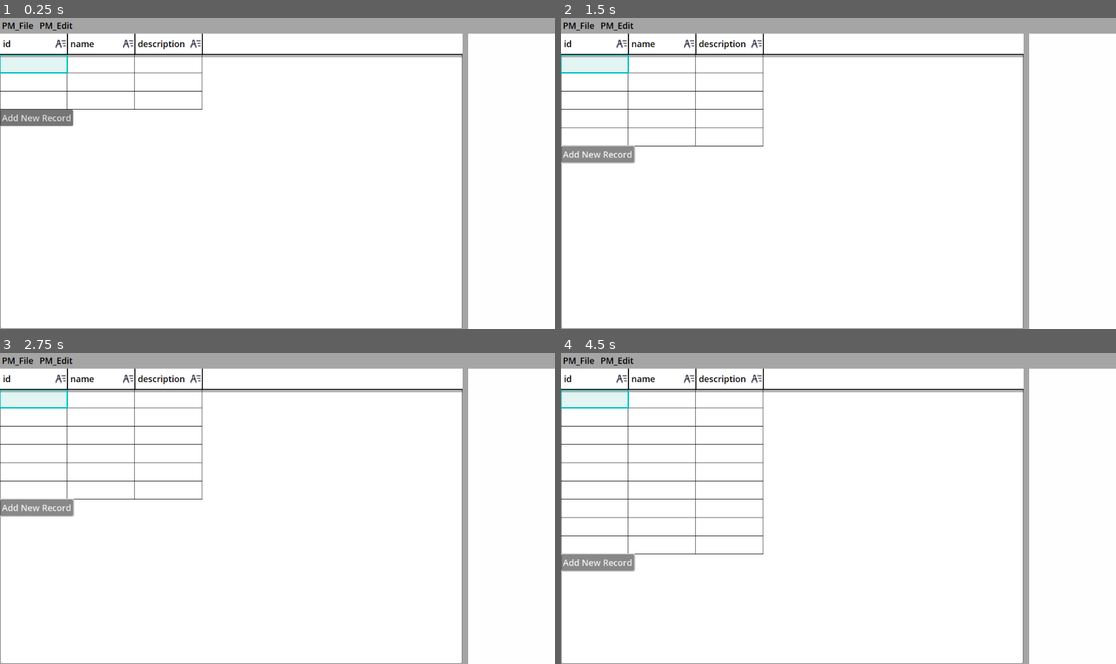
Above: before the commit, frames 1-4 (two rows, left to right).
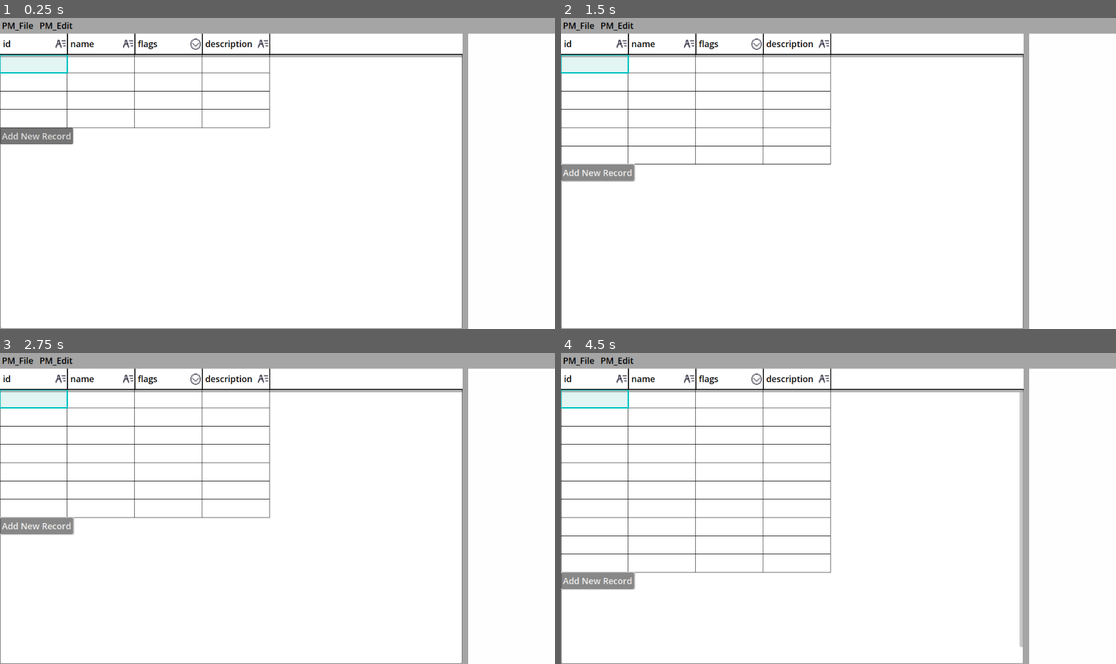
Above: after the commit, the same moments.

Repository: CoolDove/tabro
Game: Godot game, scene res://main.tscn
The game is run twice, just before and just after one commit, with the same random seed, the same clock (stepped at 60 frames per second) and the same inputs.
Inputs:
- Up to frame 1 (0.25 s): no input
- Up to frame 2 (1.5 s): click "Add New Record" at 0.5 s; click "Add New Record" at 1.25 s
- Up to frame 3 (2.75 s): click "Add New Record" at 2 s
- Up to frame 4 (4.5 s): click "Add New Record" at 2.75 s; click "Add New Record" at 3.5 s; click "Add New Record" at 4.25 s

The runs differ from the first frame. In frame 1, 2.1% of the frame differs, in the area x 0-49%, y 4-41%; in frame 2, 2.2%; in frame 3, 2.4%; in frame 4, 3.1%, in the area x 0-84%, y 4-100%.

Commit message:
working on options

Diff:
--- a/scenes/field_inspector.tscn
+++ b/scenes/field_inspector.tscn
@@ -4,6 +4,9 @@
 resource_name = "FieldInspector"
 script/source = "extends Control
 class_name FieldInspector
+
+# Must set this before you use.
+var fieldinfo : FieldData
 
 var field_name :String:
 	get:
@@ -22,12 +25,26 @@
 @onready var tabc_field_settings :TabContainer= %FieldSettings
 @onready var footer = %Footer
 
+@onready var option_type_options_list :VBoxContainer= %OptionsList
+@onready var option_type_btn_add_new_option :Button= %BtnAddNewOption
+
 signal on_field_type_changed(type: Main.FieldType)
 
 func _ready():
 	for k in Main.FieldType.keys():
 		optbtn_field_type.add_item(k, Main.FieldType[k])
 	optbtn_field_type.item_selected.connect(_on_select_field_type)
+	option_type_btn_add_new_option.button_up.connect(func():
+		var option_editor = LineEdit.new()
+		option_editor.set_meta(\"option_idx\", fieldinfo.toption_options.size())
+		option_editor.custom_minimum_size.y = 32
+		option_type_options_list.add_child(option_editor)
+		fieldinfo.toption_options.append(\"\")
+		option_editor.text_changed.connect(func(text):
+			var option_idx = option_editor.get_meta(\"option_idx\")
+			fieldinfo.toption_options[option_idx] = text
+		)
+	)
 
 func _on_select_field_type(idx: int):
 	_set_option_type(idx)
@@ -76,7 +93,7 @@
 unique_name_in_owner = true
 layout_mode = 2
 size_flags_vertical = 3
-current_tab = 3
+current_tab = 1
 tabs_visible = false
 
 [node name="STRING" type="VBoxContainer" parent="VBoxContainer/FieldSettings"]
@@ -85,13 +102,32 @@
 metadata/_tab_index = 0
 
 [node name="OPTION" type="VBoxContainer" parent="VBoxContainer/FieldSettings"]
-visible = false
 layout_mode = 2
 metadata/_tab_index = 1
 
 [node name="CheckButton" type="CheckButton" parent="VBoxContainer/FieldSettings/OPTION"]
 layout_mode = 2
 text = "Multiple"
+
+[node name="ScrollContainer" type="ScrollContainer" parent="VBoxContainer/FieldSettings/OPTION"]
+layout_mode = 2
+size_flags_vertical = 3
+horizontal_scroll_mode = 0
+
+[node name="OptionsList" type="VBoxContainer" parent="VBoxContainer/FieldSettings/OPTION/ScrollContainer"]
+unique_name_in_owner = true
+layout_mode = 2
+size_flags_horizontal = 3
+
+[node name="Foot" type="HBoxContainer" parent="VBoxContainer/FieldSettings/OPTION"]
+custom_minimum_size = Vector2(0, 32)
+layout_mode = 2
+
+[node name="BtnAddNewOption" type="Button" parent="VBoxContainer/FieldSettings/OPTION/Foot"]
+unique_name_in_owner = true
+layout_mode = 2
+size_flags_horizontal = 3
+text = "Add A New Option"
 
 [node name="NUMBER" type="VBoxContainer" parent="VBoxContainer/FieldSettings"]
 visible = false
@@ -108,6 +144,7 @@
 popup/item_1/id = 1
 
 [node name="CODE" type="VBoxContainer" parent="VBoxContainer/FieldSettings"]
+visible = false
 layout_mode = 2
 metadata/_tab_index = 3
 
--- a/scenes/table_edit.gd
+++ b/scenes/table_edit.gd
@@ -276,15 +276,25 @@
 	# To instantiate the quick cell value editor.
 	var fieldinfo = fields[column]
 	if cell_control != null:
-		var edit = CellValueEdit.new(data.records[row][column], fieldinfo.type)
-		edit.size = Vector2(fieldinfo.width+1, cell_height+1)
-		add_child(edit)
-		edit.global_position = cell_control.global_position + Vector2(-1, -1)
-		cell_value_edit = edit
-		edit.on_edit_finish.connect(func(value):
-			data.records[row][column] = value
-			call_deferred("refresh")
-		)
+		if fieldinfo.type == Main.FieldType.OPTION:
+			print("Options we have: ", fieldinfo.toption_options)
+			var options = fieldinfo.toption_options
+			var optbtn = OptionButton.new()
+			for o in options:
+				optbtn.add_item(o)
+			add_child(optbtn)
+			optbtn.global_position = cell_control.global_position + Vector2(-1, -1)
+			optbtn.size = Vector2(fieldinfo.width+1, cell_height+1)
+		else:
+			var edit = CellValueEdit.new(data.records[row][column], fieldinfo.type)
+			add_child(edit)
+			edit.size = Vector2(fieldinfo.width+1, cell_height+1)
+			edit.global_position = cell_control.global_position + Vector2(-1, -1)
+			cell_value_edit = edit
+			edit.on_edit_finish.connect(func(value):
+				data.records[row][column] = value
+				call_deferred("refresh")
+			)
 
 func _get_cellctrl_from_hover_cell(hover: Vector2i) -> Control:
 	if data == null:
@@ -312,14 +322,14 @@
 	for i in range(0, fields_count - titleline.get_child_count()):
 		var field_label = FieldLabelScn.instantiate()
 		titleline.add_child(field_label)
-		field_label.on_right_release.connect(func():
-			var field_index = field_label.get_meta("field_index")
-			var field = fields[field_index]
-			field.type += 1
-			if field.type == Main.FieldType.UNKNOWN:
-				field.type = 0
-			field_label.field_type = field.type
-		)
+		# field_label.on_right_release.connect(func():
+		# 	var field_index = field_label.get_meta("field_index")
+		# 	var field = fields[field_index]
+		# 	field.type += 1
+		# 	if field.type == Main.FieldType.UNKNOWN:
+		# 		field.type = 0
+		# 	field_label.field_type = field.type
+		# )
 		field_label.on_left_release.connect(func():
 			var field_index = field_label.get_meta("field_index")
 			var field = fields[field_index]
@@ -328,6 +338,7 @@
 			var root = Main.request_inspector()
 			var inspector = Main.instance.pks_field_inspector.instantiate() as Control
 			root.add_child(inspector)
+			inspector.fieldinfo = field
 			inspector.field_name = field.name
 			inspector.field_type = field.type
 			inspector.set_anchors_preset(PRESET_FULL_RECT)
@@ -402,6 +413,12 @@
 		else:
 			control.set("text", celldata)
 			control.add_theme_color_override("font_color", Color.RED)
+	elif fieldinfo.type == Main.FieldType.OPTION:
+		var src = celldata
+		var elms = src.split(",")
+		var output = " ".join(elms)
+		control.set("text", output)
+		control.add_theme_color_override("font_color", Color.BLUE)
 	else:
 		control.set("text", celldata)
 		control.add_theme_color_override("font_color", Color.BLACK)
--- a/scenes/table_field_label.gd
+++ b/scenes/table_field_label.gd
@@ -63,7 +63,6 @@
 			if e.button_index == MOUSE_BUTTON_LEFT:
 				on_left_release.emit()
 			elif e.button_index == MOUSE_BUTTON_RIGHT:
-				print("emit release right")
 				on_right_release.emit()
 
 func _draw():
--- a/system/data/tabro_data.gd
+++ b/system/data/tabro_data.gd
@@ -16,9 +16,10 @@
 	for row in records:
 		row.resize(fields_count)
 
-func add_field(name: String):
+func add_field(name: String, type:= Main.FieldType.STRING):
 	var field = FieldData.new()
 	field.name = name
+	field.type = type
 	field.width = 140
 	fields.append(field)
 	if _is_normalized:
--- a/system/main.gd
+++ b/system/main.gd
@@ -88,7 +88,9 @@
 	empty_table.normalize()
 	empty_table.add_field("id")
 	empty_table.add_field("name")
+	empty_table.add_field("flags", Main.FieldType.OPTION)
 	empty_table.add_field("description")
+	empty_table.add_record()
 	empty_table.add_record()
 	empty_table.add_record()
 	empty_table.add_record()
